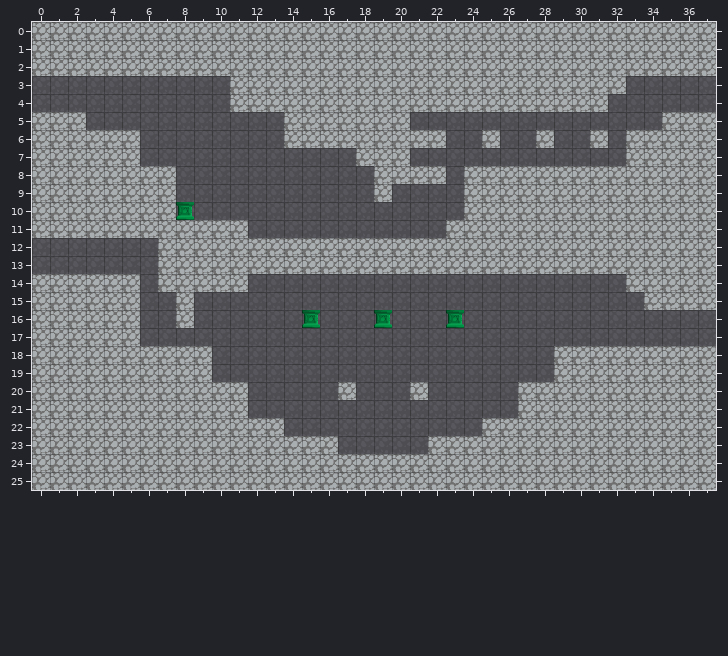
One commit to this Tiled map: TiledMaps/room1-0.tmx. Above is the file before it was changed.
Cells are 32x32 px. Shown: x 0..37, y 0..25.
New version:
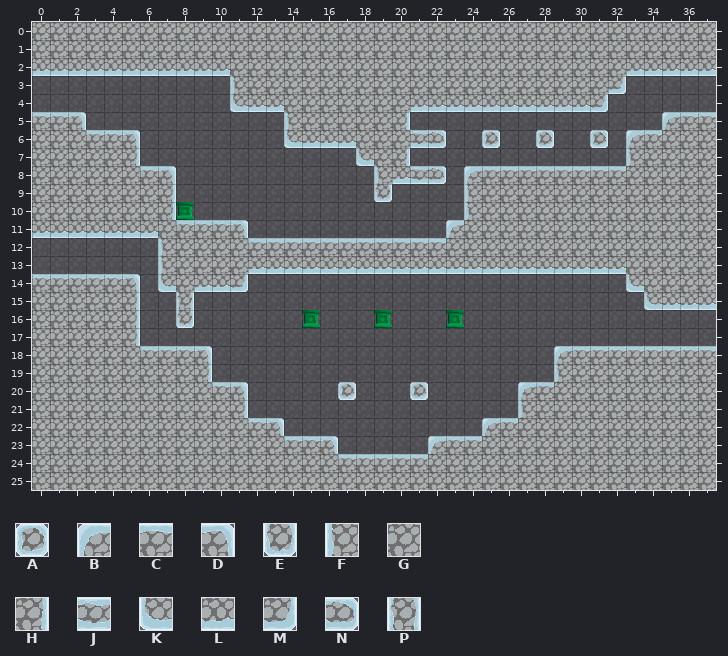
Key: from "tilemap": A 2, B 3, C 4, D 5, E 6, F 9, G 10, H 11, J 12, K 15, L 16, M 17, N 20, P 25.
_ is an empty cell, . an unchanged one.
The exact change:
--- layer "foreground"
@@ x 0..37 @@
- 2 GGGGGGGGGGG......................GGGGG
- 3 ...........G....................G.....
- 4 ...........GGG.......GGGGGGGGGGG......
- 5 GGG...........G.....G..............GGG
- 6 ...GGG........GGGG...GG..G..G..G.GG...
- 7 .....G............G.G............G....
- 8 ......GG...........GGGG.GGGGGGGGG.....
- 9 .......G...........G....G.............
-10 .......G................G.............
-11 GGGGGGG.GGGG...........G..............
-12 .......G....GGGGGGGGGGG...............
-13 .......G....GGGGGGGGGGGGGGGGGGGGG.....
-14 GGGGGG.G.GGG.....................G....
-15 .....G..G.........................GGGG
-16 .....G..G.............................
-17 .....G................................
-18 ......GGGG...................GGGGGGGGG
-19 .........G...................G........
-20 ..........GG.....G...G.....GG.........
-21 ...........G...............G..........
-22 ............GG...........GG...........
-23 ..............GGG.....GGG.............
-24 .................GGGGG................
+ 2 LLLLLLLLLLL......................LLLLL
+ 3 ...........F....................M.....
+ 4 ...........KLL.......LLLLLLLLLLM......
+ 5 CCD...........F.....H..............BCC
+ 6 ...CCD........KLLL...JN..A..A..A.BC...
+ 7 .....H............K.H............F....
+ 8 ......CD...........FLJN.BCCCCCCCC.....
+ 9 .......H...........E....F.............
+10 .......H................F.............
+11 LLLLLLL.CCCD...........B..............
+12 .......F....CCCCCCCCCCC...............
+13 .......F....LLLLLLLLLLLLLLLLLLLLL.....
+14 CCCCCD.K.LLM.....................K....
+15 .....H..P.........................KLLL
+16 .....H..E.............................
+17 .....H................................
+18 ......CCCD...................BCCCCCCCC
+19 .........H...................F........
+20 ..........CD.....A...A.....BC.........
+21 ...........H...............F..........
+22 ............CD...........BC...........
+23 ..............CCD.....BCC.............
+24 .................CCCCC................
Changed places in both pictures, as pixel boxes (x1, y1, x2, y2):
changed: (32, 63, 716, 459)
